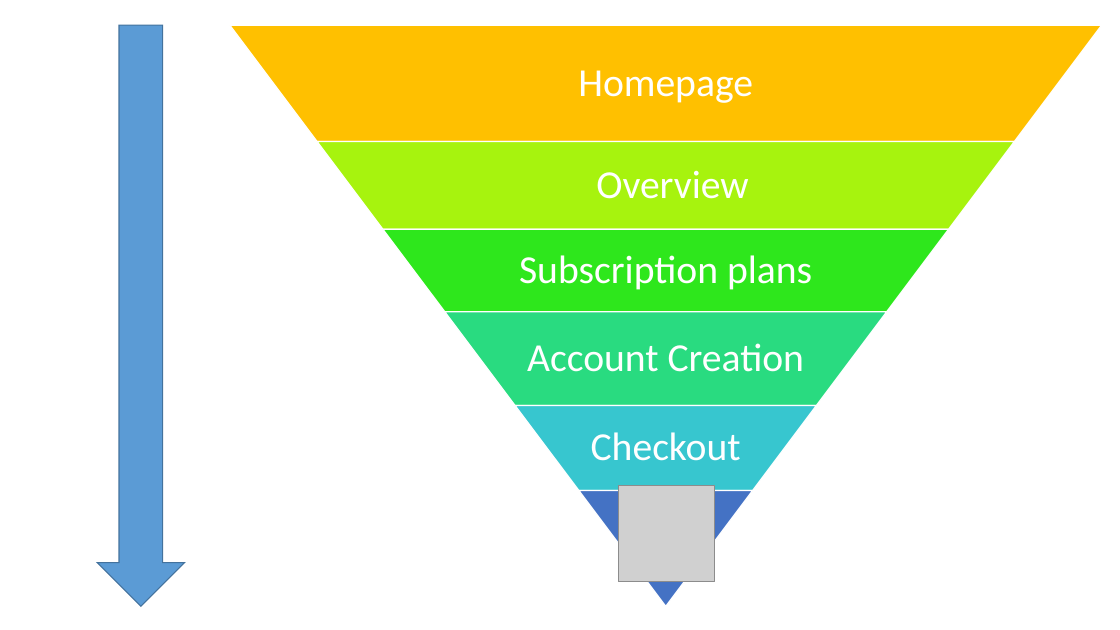
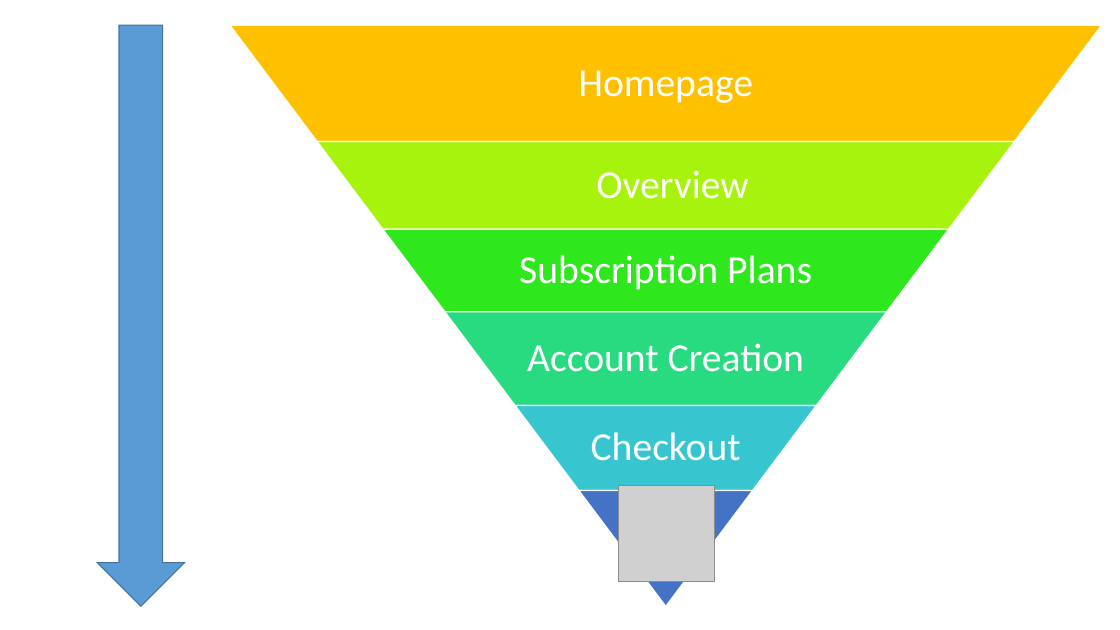
Before and after one commit to kpnguyen21/erdos-AB-testing, a slide deck: slide 1 of Figure/user_journey.pptx. Drawn at 1120x630 pixels with LibreOffice and Linux fonts; fonts in the diff are those of the drawing; grey boxes stand for pictures. Boxes give left, top, right and bottom in pixels: in the first picture for what was removed or moved away, otherwise in the second. Text is boxed around its words. In the diff, an @@ line names an element or a change of style, - is before the commit and + after.

Commit message:
Edited user_joureny.JPG.

```diff
--- a/Figure/user_journey.pptx
+++ b/Figure/user_journey.pptx
@@ text at [519,255,812,290]: text changed @@
-Subscription plans
+Subscription Plans
```
